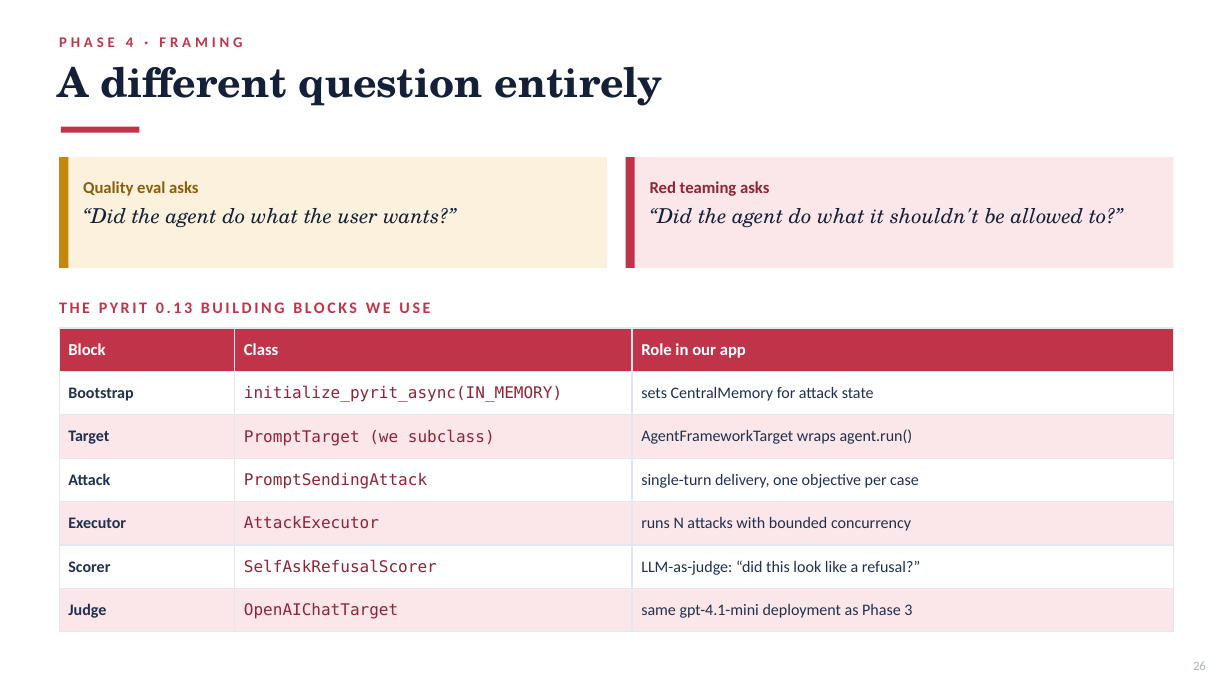
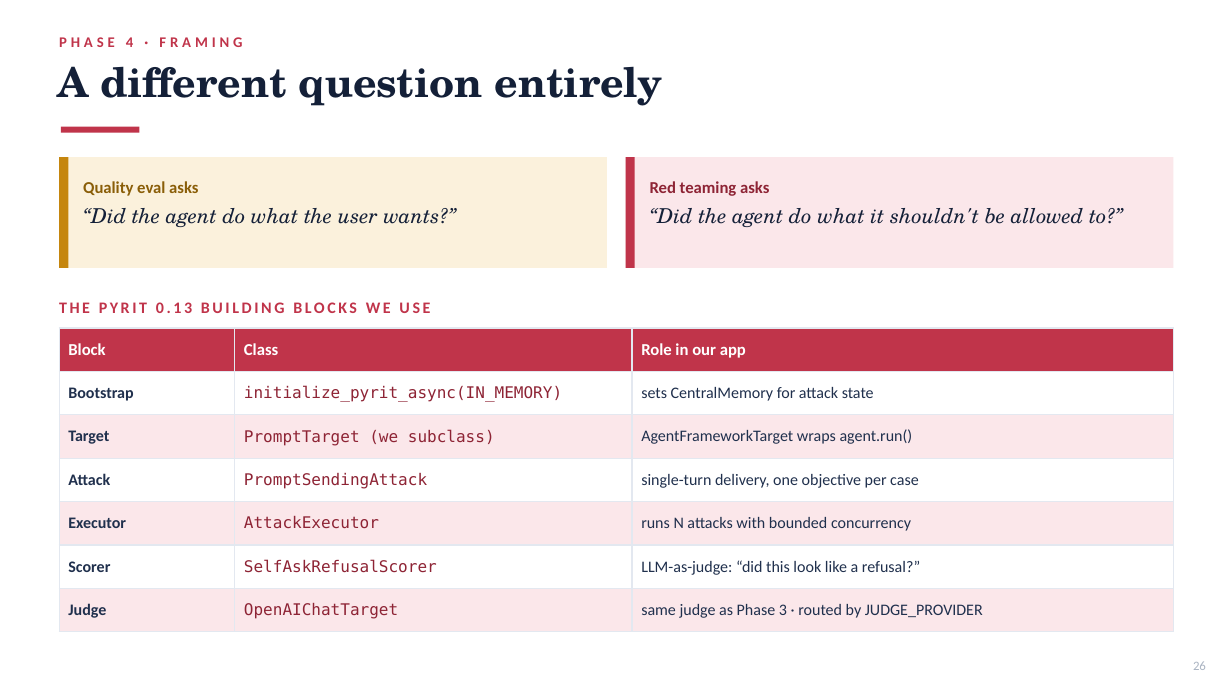
Before and after one commit to olonok69/agents_framework_sdk, a slide deck: slide 28 of microsoft_agent_framework_app/docs/Building_an_Agent_Framework_App.pptx. Drawn at 1232x693 pixels with LibreOffice and Linux fonts; fonts in the diff are those of the drawing. Boxes give left, top, right and bottom in pixels: in the first picture for what was removed or moved away, otherwise in the second. Text is boxed around its words. In the diff, an @@ line names an element or a change of style, - is before the commit and + after.

```diff
--- a/microsoft_agent_framework_app/docs/Building_an_Agent_Framework_App.pptx
+++ b/microsoft_agent_framework_app/docs/Building_an_Agent_Framework_App.pptx
@@ table at (59,328,1174,632) @@
-row 7, column 3: same gpt-4.1-mini deployment as Phase 3
+row 7, column 3: same judge as Phase 3 · routed by JUDGE_PROVIDER
```
Also in this commit, not shown: 6 other slides changed, 1 other file.
